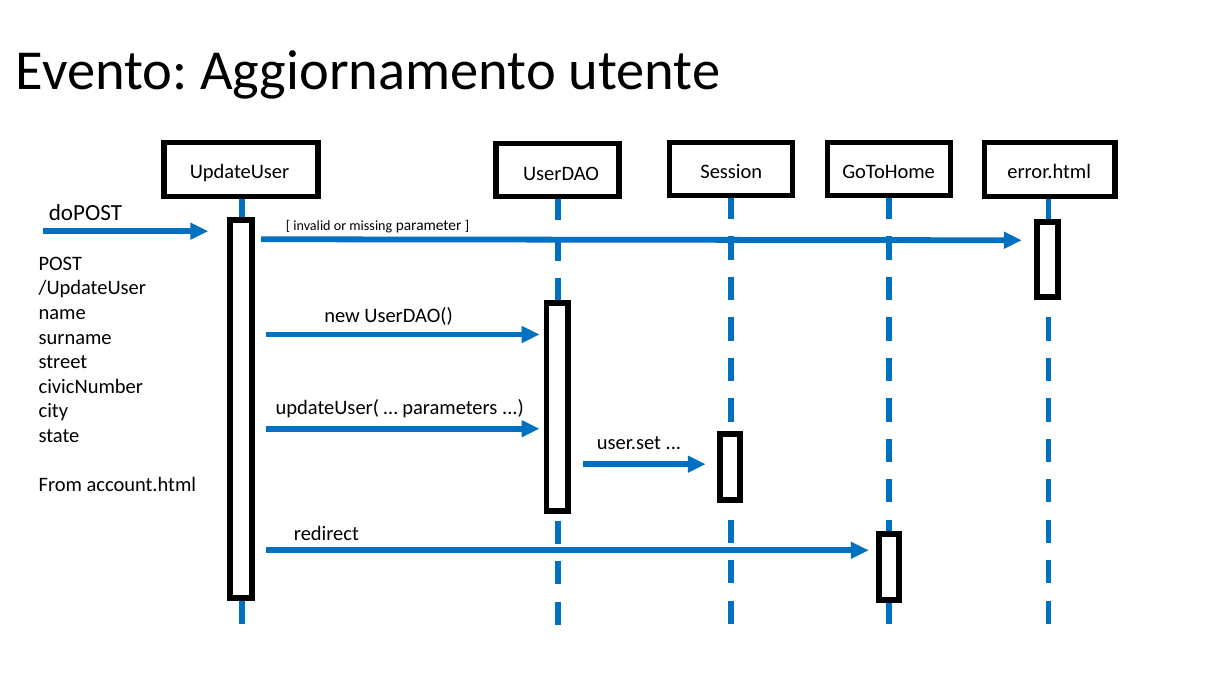
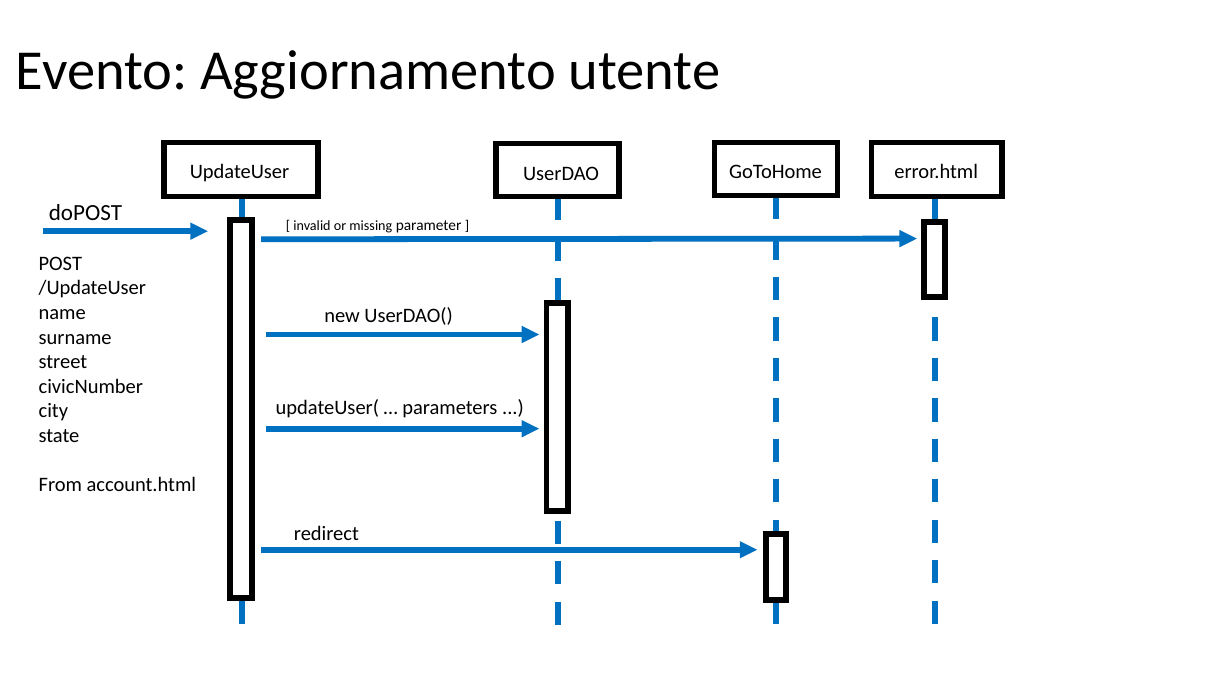
Before and after one commit to NicoleFilippi/Progetto_TIW_Polimi_2023, a slide deck: slide 15 of deliverables/DOCUMENTAZIONE.pptm. Drawn at 1232x693 pixels with LibreOffice and Linux fonts; fonts in the diff are those of the drawing. Boxes give left, top, right and bottom in pixels: in the first picture for what was removed or moved away, otherwise in the second. Text is boxed around its words. In the diff, an @@ line names an element or a change of style, - is before the commit and + after.

```diff
--- a/deliverables/DOCUMENTAZIONE.pptm
+++ b/deliverables/DOCUMENTAZIONE.pptm
@@ rectangle removed at [670,142,793,195] @@
@@ 4 rectangles, 2 texts, 2 lines: place and size @@
-4 rectangles, 2 texts, 2 lines at [828,142,1116,634]
+4 rectangles, 2 texts, 2 lines at [714,142,1002,634]
@@ text removed at [700,164,762,178] @@
-Session
@@ line removed from (731, 196) to (731, 634) @@
@@ arrow moved from (262, 239) - (1021, 240) to (262, 239) - (917, 238) @@
@@ text removed at [597,436,661,449] @@
-user.set ...
@@ rectangle removed at [720,434,740,500] @@
@@ arrow removed from (583, 464) to (705, 464) @@
@@ arrow moved from (266, 551) - (869, 551) to (262, 550) - (757, 550) @@
```
Also in this commit, not shown: 5 other slides changed, 17 other files.
